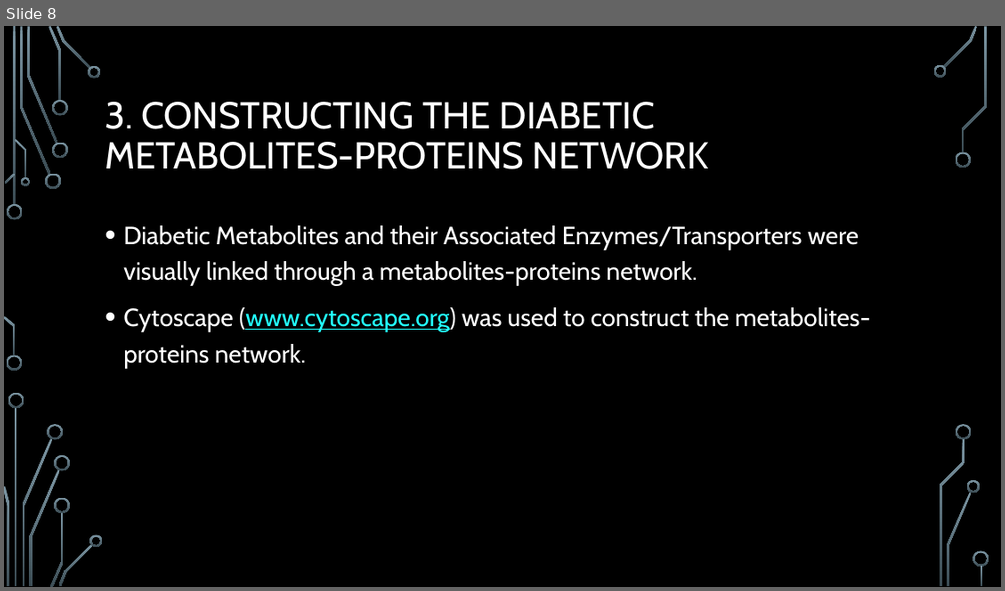
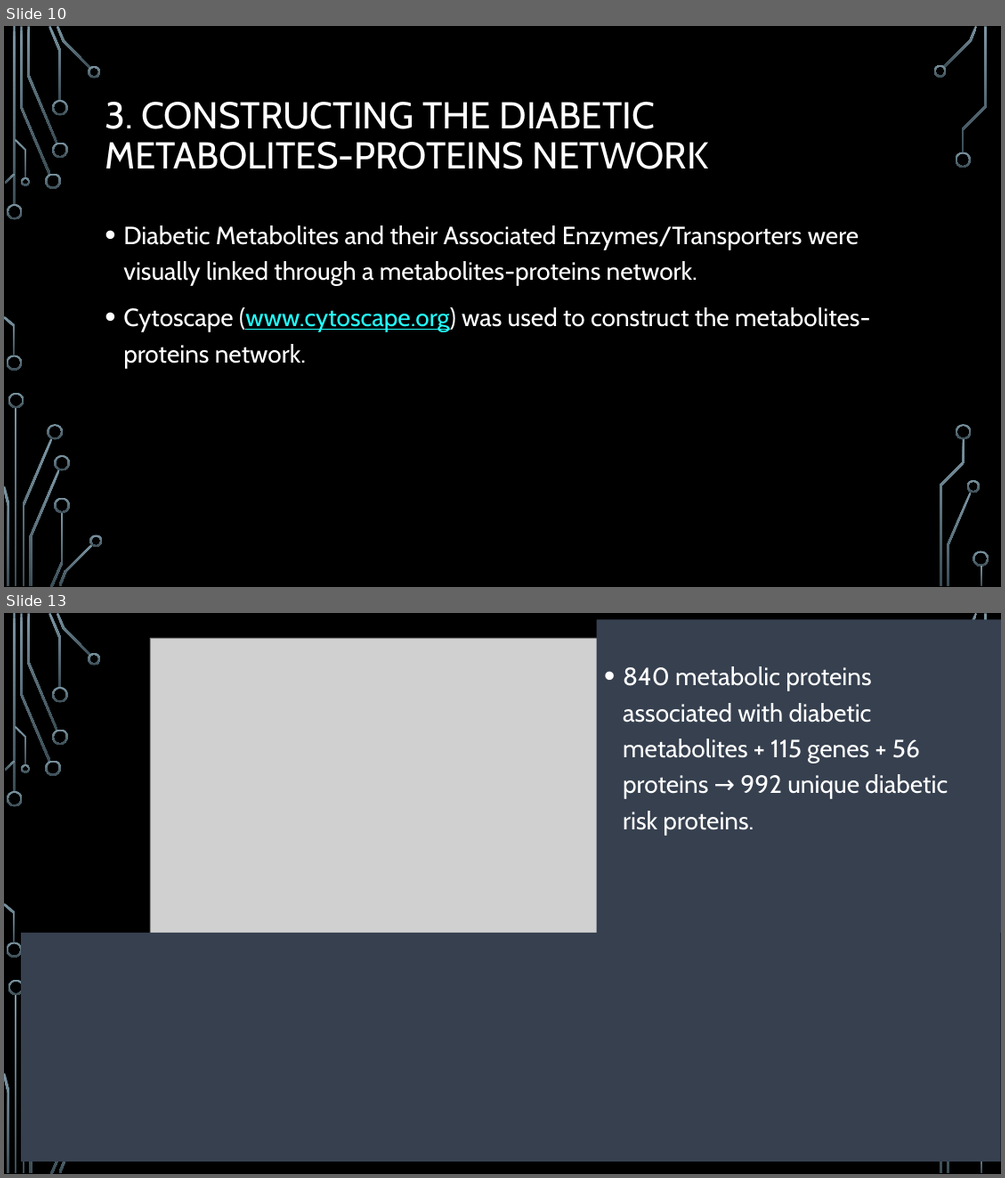
Before and after one commit to dtlehrer/repurp, a slide deck: KeyResources/Zhang_OmicsDataMining/Diabetes_2015/MethodsOverview_ZhangDiabetes.pptx. Shown one above the other, each under a label of ours: slide 8 before the commit, slides 10 and 13 after it; the slides between them are not shown. The pictures are 1005x591 and 1005x1178 pixels, drawn with LibreOffice and Linux fonts; fonts in the diff are those of the drawing; grey boxes stand for pictures; background and template pictures are left out. Boxes give left, top, right and bottom in pixels: in the first picture for what was removed or moved away, otherwise in the second. Text is boxed around its words. In the diff, an @@ line names an element or a change of style, - is before the commit and + after.

```diff
--- a/KeyResources/Zhang_OmicsDataMining/Diabetes_2015/MethodsOverview_ZhangDiabetes.pptx
+++ b/KeyResources/Zhang_OmicsDataMining/Diabetes_2015/MethodsOverview_ZhangDiabetes.pptx
@@ slide 13 added at (x1=4, y1=613, x2=1001, y2=1174), background picture (left out); not listed: 27 template elements that a slide beside it also shows @@
@@ picture added at (x1=150, y1=638, x2=855, y2=1145) @@
@@ rectangle added at (x1=597, y1=620, x2=1001, y2=933), fill #36404F @@
@@ text added at (x1=623, y1=666, x2=947, y2=835), 24 pt, text #FFFFFF @@
+• 840 metabolic proteins associated with diabetic metabolites + 115 genes + 56 proteins → 992 unique diabetic risk proteins.
@@ rectangle added at (x1=21, y1=933, x2=1001, y2=1161), fill #36404F @@
@@ what was slide 8 is now slide 10 @@
```
Also in this commit, not shown: 4 slides changed, 19 other slides added.
